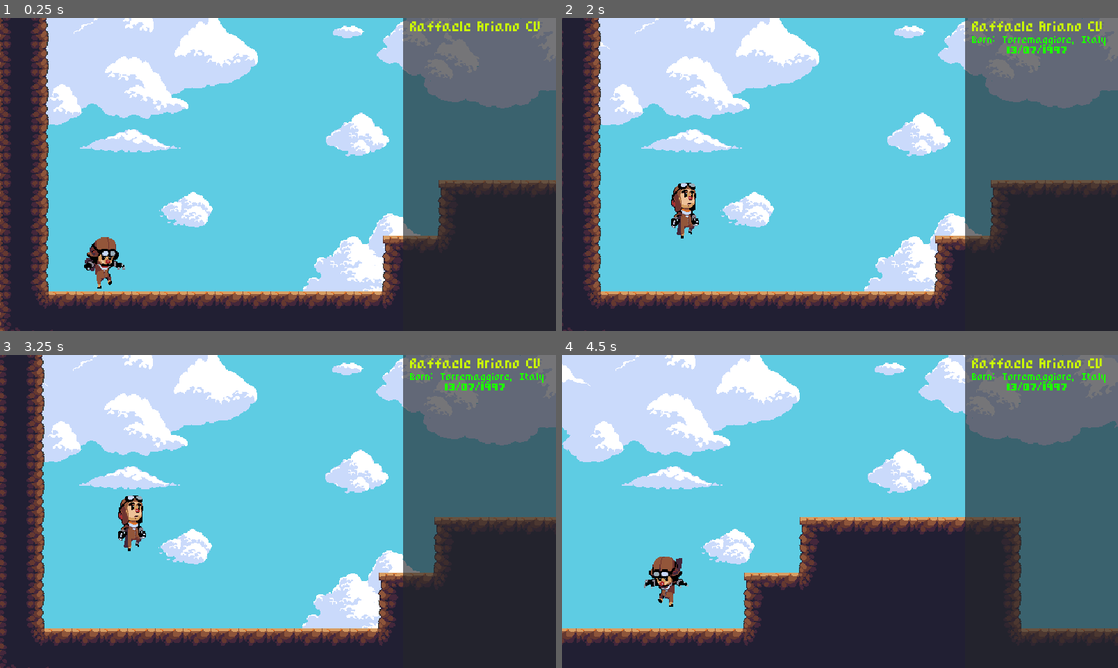
Above: before the commit, frames 1-4 (two rows, left to right).
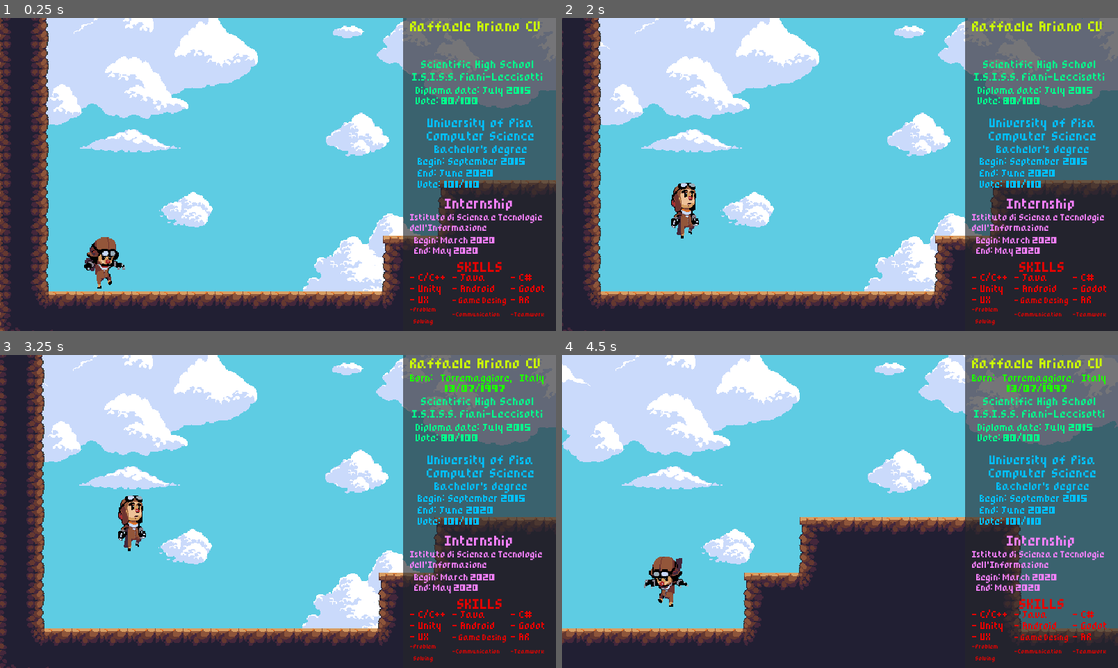
Above: after the commit, the same moments.

Repository: batraffo/cv_godot
Game: Godot game, scene res://World.tscn
Two runs of this game, one before a commit and one after it. Both use one fixed random seed, a clock stepped at 60 frames per second and the inputs below.
Inputs:
- Up to frame 1 (0.25 s): no input
- Up to frame 2 (2 s): hold Right (ui_right) from 0.53 s (still down); tap Up (ui_up) at 0.6, 0.77, 1.07, 1.35, 1.52, 1.82 s
- Up to frame 3 (3.25 s): release Right (ui_right) at 2.03 s; hold Left (ui_left) 2.03-2.78 s; tap Up (ui_up) at 2.1, 2.85, 3.02 s; hold Right (ui_right) from 2.78 s (still down)
- Up to frame 4 (4.5 s): tap Up (ui_up) at 3.32, 3.6, 3.77, 4.07, 4.35 s; release Right (ui_right) at 4.28 s; hold Left (ui_left) from 4.28 s (still down)

The runs differ from the first frame. In frame 1, 3.8% of the frame differs, in the area x 73-98%, y 13-99%; in frame 2, 4.1%, in the area x 73-98%, y 5-99%; in frame 3, 4.0%; in frame 4, 4.0%.

Commit message:
8 bit resume added

Diff:
--- a/World.tscn
+++ b/World.tscn
@@ -1,7 +1,8 @@
-[gd_scene load_steps=3 format=2]
+[gd_scene load_steps=4 format=2]
 
 [ext_resource path="res://characters/Player.tscn" type="PackedScene" id=1]
 [ext_resource path="res://tile/DirtAutoTile.tres" type="TileSet" id=2]
+[ext_resource path="res://assets/sounds/A Brand New Adventure.ogg" type="AudioStream" id=3]
 
 [node name="World" type="Node2D"]
 
@@ -12,3 +13,7 @@
 tile_set = ExtResource( 2 )
 format = 1
 tile_data = PoolIntArray( -393218, 1, 5, -327682, 1, 65541, -262146, 1, 65541, -196610, 1, 65541, -131074, 1, 65541, -6 …(1677 unchanged characters)…
+
+[node name="Music" type="AudioStreamPlayer" parent="."]
+stream = ExtResource( 3 )
+volume_db = -10.0
--- a/characters/Player.gd
+++ b/characters/Player.gd
@@ -32,6 +32,7 @@
 		if is_on_floor():
 			if Input.is_action_just_pressed("ui_up"):
 				motion.y=JUMP_HEIGHT
+				$JumpEffect.play()
 			if(friction):
 				motion.x=lerp(motion.x,0,0.2)
 		else:
@@ -52,5 +53,6 @@
 	animation_finished= true
 	var sprite = get_node("Sprite")
 	print("once")
-	get_node("Camera2D/CanvasLayer/Control/Panel/GridContainer/Born").show()
+	get_node("AnimationPlayer").play("BornFading")
+	get_parent().get_node("Music").play()
 	sprite.disconnect("animation_finished",self,"_on_Sprite_animation_finished")
--- a/characters/Player.tscn
+++ b/characters/Player.tscn
@@ -13,18 +13,19 @@
 [ext_resource path="res://assets/PixelRPG.ttf" type="DynamicFontData" id=11]
 [ext_resource path="res://assets/Sprites/Sky.png" type="Texture" id=12]
 [ext_resource path="res://characters/Player.gd" type="Script" id=13]
+[ext_resource path="res://assets/sounds/Jump_03.wav" type="AudioStream" id=14]
 
 [sub_resource type="SpriteFrames" id=1]
 animations = [ {
+"frames": [ ExtResource( 1 ) ],
+"loop": true,
+"name": "Idle",
+"speed": 5.0
+}, {
 "frames": [ ExtResource( 4 ), ExtResource( 9 ), ExtResource( 10 ), ExtResource( 5 ), ExtResource( 7 ), ExtResource( 8 ) ],
 "loop": true,
 "name": "Run",
 "speed": 10.0
-}, {
-"frames": [ ExtResource( 1 ) ],
-"loop": true,
-"name": "Idle",
-"speed": 5.0
 }, {
 "frames": [ ExtResource( 3 ), ExtResource( 2 ), ExtResource( 9 ), ExtResource( 7 ), ExtResource( 8 ), ExtResource( 5 ), ExtResource( 1 ), ExtResource( 1 ), ExtResource( 7 ) ],
 "loop": false,
@@ -55,6 +56,78 @@
 size = 10
 font_data = ExtResource( 11 )
 
+[sub_resource type="DynamicFont" id=5]
+size = 11
+extra_spacing_space = -5
+font_data = ExtResource( 11 )
+
+[sub_resource type="DynamicFont" id=6]
+size = 10
+extra_spacing_space = -5
+font_data = ExtResource( 11 )
+
+[sub_resource type="DynamicFont" id=8]
+size = 12
+extra_spacing_space = -5
+font_data = ExtResource( 11 )
+
+[sub_resource type="DynamicFont" id=10]
+size = 11
+extra_spacing_space = -5
+font_data = ExtResource( 11 )
+
+[sub_resource type="DynamicFont" id=9]
+size = 10
+extra_spacing_space = -5
+font_data = ExtResource( 11 )
+
+[sub_resource type="DynamicFont" id=11]
+size = 14
+extra_spacing_space = -5
+font_data = ExtResource( 11 )
+
+[sub_resource type="DynamicFont" id=12]
+size = 9
+extra_spacing_space = -5
+font_data = ExtResource( 11 )
+
+[sub_resource type="DynamicFont" id=13]
+size = 14
+font_data = ExtResource( 11 )
+
+[sub_resource type="DynamicFont" id=14]
+size = 10
+extra_spacing_space = -5
+font_data = ExtResource( 11 )
+
+[sub_resource type="DynamicFont" id=15]
+size = 8
+extra_spacing_space = -5
+font_data = ExtResource( 11 )
+
+[sub_resource type="DynamicFont" id=16]
+size = 6
+extra_spacing_space = -5
+font_data = ExtResource( 11 )
+
+[sub_resource type="DynamicFont" id=17]
+size = 6
+font_data = ExtResource( 11 )
+
+[sub_resource type="Animation" id=7]
+tracks/0/type = "value"
+tracks/0/path = NodePath("Camera2D/CanvasLayer/Control/Panel/GridContainer/Born:self_modulate")
+tracks/0/interp = 2
+tracks/0/loop_wrap = true
+tracks/0/imported = false
+tracks/0/enabled = true
+tracks/0/keys = {
+"times": PoolRealArray( 0, 0.2, 0.4, 0.6, 0.8, 1 ),
+"transitions": PoolRealArray( 1, 1, 1, 1, 1, 1 ),
+"update": 1,
+"values": [ Color( 1, 1, 1, 0 ), Color( 1, 1, 1, 1 ), Color( 1, 1, 1, 0 ), Color( 1, 1, 1, 1 ), Color( 1, 1, 1, 0 ), Color( 1, 1, 1, 1 ) ]
+}
+
 [node name="Player" type="KinematicBody2D"]
 script = ExtResource( 13 )
 
@@ -91,6 +164,7 @@
 margin_right = 600.0
 margin_bottom = 320.0
 __meta__ = {
+"_edit_lock_": true,
 "_edit_use_anchors_": false
 }
 
@@ -101,179 +175,297 @@
 margin_bottom = 54.0
 size_flags_horizontal = 0
 size_flags_vertical = 0
+custom_constants/vseparation = 5
 __meta__ = {
 "_edit_use_anchors_": false
 }
 
 [node name="Raffaele" type="Label" parent="Camera2D/CanvasLayer/Control/Panel/GridContainer"]
-margin_right = 157.0
+margin_right = 163.0
 margin_bottom = 15.0
 custom_fonts/font = SubResource( 3 )
 custom_colors/font_color = Color( 0.807843, 1, 0, 1 )
 text = "Raffaele Ariano CV"
 
 [node name="Born" type="Label" parent="Camera2D/CanvasLayer/Control/Panel/GridContainer"]
-visible = false
-margin_top = 19.0
-margin_right = 163.0
-margin_bottom = 44.0
+self_modulate = Color( 1, 1, 1, 0 )
+margin_top = 20.0
+margin_right = 163.0
+margin_bottom = 45.0
 custom_fonts/font = SubResource( 4 )
 custom_colors/font_color = Color( 0.117647, 1, 0, 1 )
 text = "Born: Torremaggiore, Italy
 	     13/07/1997"
 
-[node name="Raffaele3" type="Label" parent="Camera2D/CanvasLayer/Control/Panel/GridContainer"]
-visible = false
-margin_top = 54.0
-margin_right = 161.0
+[node name="HighSchool" type="Label" parent="Camera2D/CanvasLayer/Control/Panel/GridContainer"]
+margin_top = 50.0
+margin_right = 163.0
+margin_bottom = 77.0
+custom_fonts/font = SubResource( 5 )
+custom_colors/font_color = Color( 0, 1, 0.552941, 1 )
+text = "Scientific High School
+I.S.I.S.S. Fiani-Leccisotti"
+align = 1
+
+[node name="HighDate" type="Label" parent="Camera2D/CanvasLayer/Control/Panel/GridContainer"]
+margin_top = 82.0
+margin_right = 163.0
+margin_bottom = 107.0
+custom_fonts/font = SubResource( 6 )
+custom_colors/font_color = Color( 0, 1, 0.552941, 1 )
+text = "  Diploma date: July 2015
+  Vote: 80/100"
+
+[node name="GridContainer2" type="GridContainer" parent="Camera2D/CanvasLayer/Control/Panel"]
+anchor_right = 1.0
+anchor_bottom = 1.0
+margin_left = 8.0
+margin_top = 115.0
+margin_right = -5.0
+margin_bottom = 111.0
+custom_constants/vseparation = 4
+__meta__ = {
+"_edit_lock_": true,
+"_edit_use_anchors_": false
+}
+
+[node name="Pisa" type="Label" parent="Camera2D/CanvasLayer/Control/Panel/GridContainer2"]
+margin_right = 163.0
+margin_bottom = 27.0
+size_flags_horizontal = 3
+size_flags_vertical = 5
+custom_fonts/font = SubResource( 8 )
+custom_colors/font_color = Color( 0, 0.760784, 1, 1 )
+text = "University of Pisa
+Computer Science"
+align = 1
+
+[node name="degree" type="Label" parent="Camera2D/CanvasLayer/Control/Panel/GridContainer2"]
+margin_top = 31.0
+margin_right = 163.0
+margin_bottom = 43.0
+custom_fonts/font = SubResource( 10 )
+custom_colors/font_color = Color( 0, 0.760784, 1, 1 )
+text = "Bachelor's degree"
+align = 1
+__meta__ = {
+"_edit_lock_": true
+}
+
+[node name="Begin" type="Label" parent="Camera2D/CanvasLayer/Control/Panel/GridContainer2"]
+margin_top = 47.0
+margin_right = 163.0
+margin_bottom = 58.0
+custom_fonts/font = SubResource( 9 )
+custom_colors/font_color = Color( 0, 0.760784, 1, 1 )
+text = "   Begin: September 2015"
+
+[node name="End" type="Label" parent="Camera2D/CanvasLayer/Control/Panel/GridContainer2"]
+margin_top = 62.0
+margin_right = 163.0
+margin_bottom = 73.0
+custom_fonts/font = SubResource( 9 )
+custom_colors/font_color = Color( 0, 0.760784, 1, 1 )
+text = "   End: June 2020"
+
+[node name="Vote" type="Label" parent="Camera2D/CanvasLayer/Control/Panel/GridContainer2"]
+margin_top = 77.0
+margin_right = 163.0
+margin_bottom = 88.0
+custom_fonts/font = SubResource( 9 )
+custom_colors/font_color = Color( 0, 0.760784, 1, 1 )
+text = "   Vote: 101/110"
+
+[node name="GridContainer3" type="GridContainer" parent="Camera2D/CanvasLayer/Control/Panel"]
+anchor_right = 1.0
+anchor_bottom = 1.0
+margin_left = 8.0
+margin_top = 208.0
+margin_right = -8.0
+custom_constants/vseparation = 4
+__meta__ = {
+"_edit_use_anchors_": false
+}
+
+[node name="Internship" type="Label" parent="Camera2D/CanvasLayer/Control/Panel/GridContainer3"]
+margin_right = 164.0
+margin_bottom = 15.0
+size_flags_horizontal = 3
+custom_fonts/font = SubResource( 11 )
+custom_colors/font_color = Color( 0.976471, 0.509804, 1, 1 )
+text = "Internship"
+align = 1
+
+[node name="Internship2" type="Label" parent="Camera2D/CanvasLayer/Control/Panel/GridContainer3"]
+margin_top = 19.0
+margin_right = 164.0
+margin_bottom = 42.0
+size_flags_horizontal = 3
+custom_fonts/font = SubResource( 12 )
+custom_colors/font_color = Color( 0.976471, 0.509804, 1, 1 )
+text = "Istituto di Scienza e Tecnologie
+dell'Informazione"
+
+[node name="Internship3" type="Label" parent="Camera2D/CanvasLayer/Control/Panel/GridContainer3"]
+margin_top = 46.0
+margin_right = 164.0
 margin_bottom = 69.0
-custom_fonts/font = SubResource( 3 )
-custom_colors/font_color = Color( 0.807843, 1, 0, 1 )
-text = "Raffaele Ariano CV"
-
-[node name="Raffaele4" type="Label" parent="Camera2D/CanvasLayer/Control/Panel/GridContainer"]
-visible = false
-margin_top = 19.0
-margin_right = 157.0
-margin_bottom = 34.0
-custom_fonts/font = SubResource( 3 )
-custom_colors/font_color = Color( 0.807843, 1, 0, 1 )
-text = "Raffaele Ariano CV"
-
-[node name="Raffaele5" type="Label" parent="Camera2D/CanvasLayer/Control/Panel/GridContainer"]
-visible = false
-margin_top = 19.0
-margin_right = 157.0
-margin_bottom = 34.0
-custom_fonts/font = SubResource( 3 )
-custom_colors/font_color = Color( 0.807843, 1, 0, 1 )
-text = "Raffaele Ariano CV"
-
-[node name="Raffaele6" type="Label" parent="Camera2D/CanvasLayer/Control/Panel/GridContainer"]
-visible = false
-margin_top = 19.0
-margin_right = 157.0
-margin_bottom = 34.0
-custom_fonts/font = SubResource( 3 )
-custom_colors/font_color = Color( 0.807843, 1, 0, 1 )
-text = "Raffaele Ariano CV"
-
-[node name="Raffaele7" type="Label" parent="Camera2D/CanvasLayer/Control/Panel/GridContainer"]
-visible = false
-margin_top = 19.0
-margin_right = 157.0
-margin_bottom = 34.0
-custom_fonts/font = SubResource( 3 )
-custom_colors/font_color = Color( 0.807843, 1, 0, 1 )
-text = "Raffaele Ariano CV"
-
-[node name="Raffaele8" type="Label" parent="Camera2D/CanvasLayer/Control/Panel/GridContainer"]
-visible = false
-margin_top = 19.0
-margin_right = 157.0
-margin_bottom = 34.0
-custom_fonts/font = SubResource( 3 )
-custom_colors/font_color = Color( 0.807843, 1, 0, 1 )
-text = "Raffaele Ariano CV"
-
-[node name="Raffaele9" type="Label" parent="Camera2D/CanvasLayer/Control/Panel/GridContainer"]
-visible = false
-margin_top = 19.0
-margin_right = 157.0
-margin_bottom = 34.0
-custom_fonts/font = SubResource( 3 )
-custom_colors/font_color = Color( 0.807843, 1, 0, 1 )
-text = "Raffaele Ariano CV"
-
-[node name="Raffaele10" type="Label" parent="Camera2D/CanvasLayer/Control/Panel/GridContainer"]
-visible = false
-margin_top = 19.0
-margin_right = 157.0
-margin_bottom = 34.0
-custom_fonts/font = SubResource( 3 )
-custom_colors/font_color = Color( 0.807843, 1, 0, 1 )
-text = "Raffaele Ariano CV"
-
-[node name="Raffaele11" type="Label" parent="Camera2D/CanvasLayer/Control/Panel/GridContainer"]
-visible = false
-margin_top = 19.0
-margin_right = 157.0
-margin_bottom = 34.0
-custom_fonts/font = SubResource( 3 )
-custom_colors/font_color = Color( 0.807843, 1, 0, 1 )
-text = "Raffaele Ariano CV"
-
-[node name="Raffaele12" type="Label" parent="Camera2D/CanvasLayer/Control/Panel/GridContainer"]
-visible = false
-margin_top = 19.0
-margin_right = 157.0
-margin_bottom = 34.0
-custom_fonts/font = SubResource( 3 )
-custom_colors/font_color = Color( 0.807843, 1, 0, 1 )
-text = "Raffaele Ariano CV"
-
-[node name="Raffaele13" type="Label" parent="Camera2D/CanvasLayer/Control/Panel/GridContainer"]
-visible = false
-margin_top = 19.0
-margin_right = 157.0
-margin_bottom = 34.0
-custom_fonts/font = SubResource( 3 )
-custom_colors/font_color = Color( 0.807843, 1, 0, 1 )
-text = "Raffaele Ariano CV"
-
-[node name="Raffaele14" type="Label" parent="Camera2D/CanvasLayer/Control/Panel/GridContainer"]
-visible = false
-margin_top = 19.0
-margin_right = 157.0
-margin_bottom = 34.0
-custom_fonts/font = SubResource( 3 )
-custom_colors/font_color = Color( 0.807843, 1, 0, 1 )
-text = "Raffaele Ariano CV"
-
-[node name="Raffaele15" type="Label" parent="Camera2D/CanvasLayer/Control/Panel/GridContainer"]
-visible = false
-margin_top = 19.0
-margin_right = 157.0
-margin_bottom = 34.0
-custom_fonts/font = SubResource( 3 )
-custom_colors/font_color = Color( 0.807843, 1, 0, 1 )
-text = "Raffaele Ariano CV"
-
-[node name="Raffaele16" type="Label" parent="Camera2D/CanvasLayer/Control/Panel/GridContainer"]
-visible = false
-margin_top = 19.0
-margin_right = 157.0
-margin_bottom = 34.0
-custom_fonts/font = SubResource( 3 )
-custom_colors/font_color = Color( 0.807843, 1, 0, 1 )
-text = "Raffaele Ariano CV"
-
-[node name="Raffaele17" type="Label" parent="Camera2D/CanvasLayer/Control/Panel/GridContainer"]
-visible = false
-margin_top = 38.0
-margin_right = 157.0
-margin_bottom = 53.0
-custom_fonts/font = SubResource( 3 )
-custom_colors/font_color = Color( 0.807843, 1, 0, 1 )
-text = "Raffaele Ariano CV"
-
-[node name="Raffaele18" type="Label" parent="Camera2D/CanvasLayer/Control/Panel/GridContainer"]
-visible = false
-margin_top = 57.0
-margin_right = 157.0
-margin_bottom = 72.0
-custom_fonts/font = SubResource( 3 )
-custom_colors/font_color = Color( 0.807843, 1, 0, 1 )
-text = "Raffaele Ariano CV"
-
-[node name="Raffaele19" type="Label" parent="Camera2D/CanvasLayer/Control/Panel/GridContainer"]
-visible = false
-margin_top = 76.0
-margin_right = 157.0
-margin_bottom = 91.0
-custom_fonts/font = SubResource( 3 )
-custom_colors/font_color = Color( 0.807843, 1, 0, 1 )
-text = "Raffaele Ariano CV"
+size_flags_horizontal = 3
+custom_fonts/font = SubResource( 12 )
+custom_colors/font_color = Color( 0.976471, 0.509804, 1, 1 )
+text = "  Begin: March 2020
+  End: May 2020"
+
+[node name="Skill" type="Label" parent="Camera2D/CanvasLayer/Control/Panel"]
+margin_top = 280.0
+margin_right = 176.0
+margin_bottom = 295.0
+custom_fonts/font = SubResource( 13 )
+custom_colors/font_color = Color( 0.909804, 0.0117647, 0, 1 )
+text = "SKILLS"
+align = 1
+__meta__ = {
+"_edit_use_anchors_": false
+}
+
+[node name="Skills" type="GridContainer" parent="Camera2D/CanvasLayer/Control/Panel"]
+anchor_right = 1.0
+anchor_bottom = 1.0
+margin_left = 8.0
+margin_top = 295.0
+margin_right = -8.0
+columns = 3
+__meta__ = {
+"_edit_use_anchors_": false
+}
+
+[node name="Skill" type="Label" parent="Camera2D/CanvasLayer/Control/Panel/Skills"]
+margin_right = 51.0
+margin_bottom = 11.0
+size_flags_horizontal = 3
+custom_fonts/font = SubResource( 14 )
+custom_colors/font_color = Color( 0.909804, 0.0117647, 0, 1 )
+text = "- C/C++"
+
+[node name="Skill2" type="Label" parent="Camera2D/CanvasLayer/Control/Panel/Skills"]
+margin_left = 55.0
+margin_right = 116.0
+margin_bottom = 11.0
+size_flags_horizontal = 3
+custom_fonts/font = SubResource( 14 )
+custom_colors/font_color = Color( 0.909804, 0.0117647, 0, 1 )
+text = "- Java"
+
+[node name="Skill3" type="Label" parent="Camera2D/CanvasLayer/Control/Panel/Skills"]
+margin_left = 120.0
+margin_right = 171.0
+margin_bottom = 11.0
+size_flags_horizontal = 3
+custom_fonts/font = SubResource( 14 )
+custom_colors/font_color = Color( 0.909804, 0.0117647, 0, 1 )
+text = "- C#"
+
+[node name="Skill4" type="Label" parent="Camera2D/CanvasLayer/Control/Panel/Skills"]
+margin_top = 15.0
+margin_right = 51.0
+margin_bottom = 26.0
+size_flags_horizontal = 3
+custom_fonts/font = SubResource( 14 )
+custom_colors/font_color = Color( 0.909804, 0.0117647, 0, 1 )
+text = "- Unity"
+
+[node name="Skill5" type="Label" parent="Camera2D/CanvasLayer/Control/Panel/Skills"]
+margin_left = 55.0
+margin_top = 15.0
+margin_right = 116.0
+margin_bottom = 26.0
+size_flags_horizontal = 3
+custom_fonts/font = SubResource( 14 )
+custom_colors/font_color = Color( 0.909804, 0.0117647, 0, 1 )
+text = "- Android"
+
+[node name="Skill6" type="Label" parent="Camera2D/CanvasLayer/Control/Panel/Skills"]
+margin_left = 120.0
+margin_top = 15.0
+margin_right = 171.0
+margin_bottom = 26.0
+size_flags_horizontal = 3
+custom_fonts/font = SubResource( 14 )
+custom_colors/font_color = Color( 0.909804, 0.0117647, 0, 1 )
+text = "- Godot"
+
+[node name="Skill7" type="Label" parent="Camera2D/CanvasLayer/Control/Panel/Skills"]
+margin_top = 30.0
+margin_right = 51.0
+margin_bottom = 41.0
+size_flags_horizontal = 3
+custom_fonts/font = SubResource( 14 )
+custom_colors/font_color = Color( 0.909804, 0.0117647, 0, 1 )
+text = "- UX"
+
+[node name="Skill8" type="Label" parent="Camera2D/CanvasLayer/Control/Panel/Skills"]
+margin_left = 55.0
+margin_top = 31.0
+margin_right = 116.0
+margin_bottom = 40.0
+size_flags_horizontal = 3
+custom_fonts/font = SubResource( 15 )
+custom_colors/font_color = Color( 0.909804, 0.0117647, 0, 1 )
+text = "- Game Desing"
+
+[node name="Skill9" type="Label" parent="Camera2D/CanvasLayer/Control/Panel/Skills"]
+margin_left = 120.0
+margin_top = 30.0
+margin_right = 171.0
+margin_bottom = 41.0
+size_flags_horizontal = 3
+custom_fonts/font = SubResource( 14 )
+custom_colors/font_color = Color( 0.909804, 0.0117647, 0, 1 )
+text = "- AR"
+
+[node name="Skill10" type="Label" parent="Camera2D/CanvasLayer/Control/Panel/Skills"]
+margin_top = 45.0
+margin_right = 51.0
+margin_bottom = 60.0
+size_flags_horizontal = 3
+custom_fonts/font = SubResource( 16 )
+custom_colors/font_color = Color( 0.909804, 0.0117647, 0, 1 )
+text = "- Problem
+"
+valign = 1
+
+[node name="Skill11" type="Label" parent="Camera2D/CanvasLayer/Control/Panel/Skills"]
+margin_left = 55.0
+margin_top = 49.0
+margin_right = 116.0
+margin_bottom = 55.0
+size_flags_horizontal = 3
+custom_fonts/font = SubResource( 16 )
+custom_colors/font_color = Color( 0.909804, 0.0117647, 0, 1 )
+text = "- Communication"
+
+[node name="Skill12" type="Label" parent="Camera2D/CanvasLayer/Control/Panel/Skills"]
+margin_left = 120.0
+margin_top = 49.0
+margin_right = 171.0
+margin_bottom = 55.0
+size_flags_horizontal = 3
+custom_fonts/font = SubResource( 16 )
+custom_colors/font_color = Color( 0.909804, 0.0117647, 0, 1 )
+text = "- Teamwork"
+valign = 1
+
+[node name="Skill 10 2" type="Label" parent="Camera2D/CanvasLayer/Control/Panel"]
+margin_left = 12.0
+margin_top = 346.0
+margin_right = 63.0
+margin_bottom = 352.0
+custom_fonts/font = SubResource( 17 )
+custom_colors/font_color = Color( 0.909804, 0.0117647, 0, 1 )
+text = "Solving"
+__meta__ = {
+"_edit_use_anchors_": false
+}
 
 [node name="ParallaxBackground" type="ParallaxBackground" parent="."]
 follow_viewport_scale = 10.0
@@ -288,3 +480,10 @@
 __meta__ = {
 "_edit_lock_": true
 }
+
+[node name="AnimationPlayer" type="AnimationPlayer" parent="."]
+anims/BornFading = SubResource( 7 )
+
+[node name="JumpEffect" type="AudioStreamPlayer2D" parent="."]
+stream = ExtResource( 14 )
+volume_db = -5.0
--- a/project.godot
+++ b/project.godot
@@ -26,7 +26,7 @@
 window/size/test_width=1280
 window/size/test_height=720
 window/stretch/mode="2d"
-window/stretch/aspect="expand"
+window/stretch/aspect="keep"
 
 [rendering]
 
Not shown, added: assets/sounds/A Brand New Adventure.ogg.import
Not shown, added: assets/sounds/Jump_03.wav.import
Not shown: 1 places in characters/Player.tscn that only renumber resources
Not shown, added: export_presets.cfg
Not shown, added: assets/sounds/A Brand New Adventure.ogg
Not shown, added: assets/sounds/Jump_03.wav
